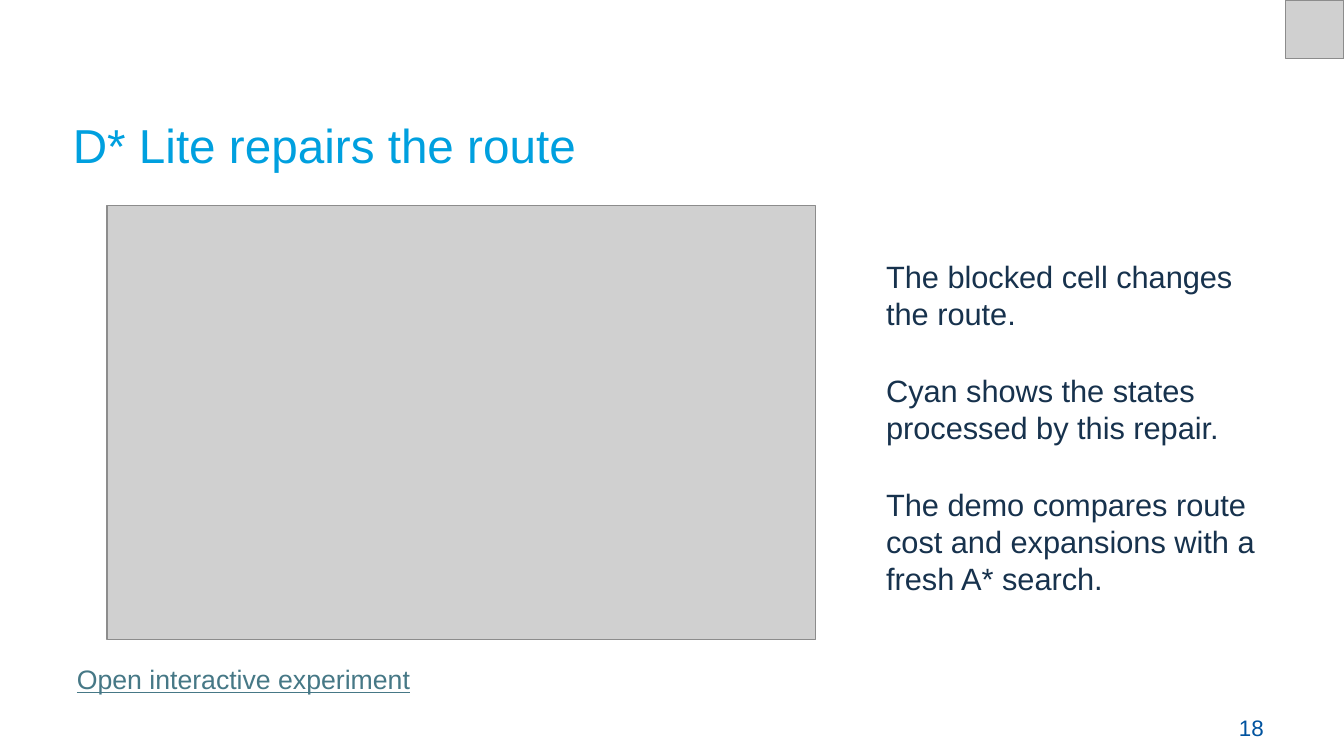
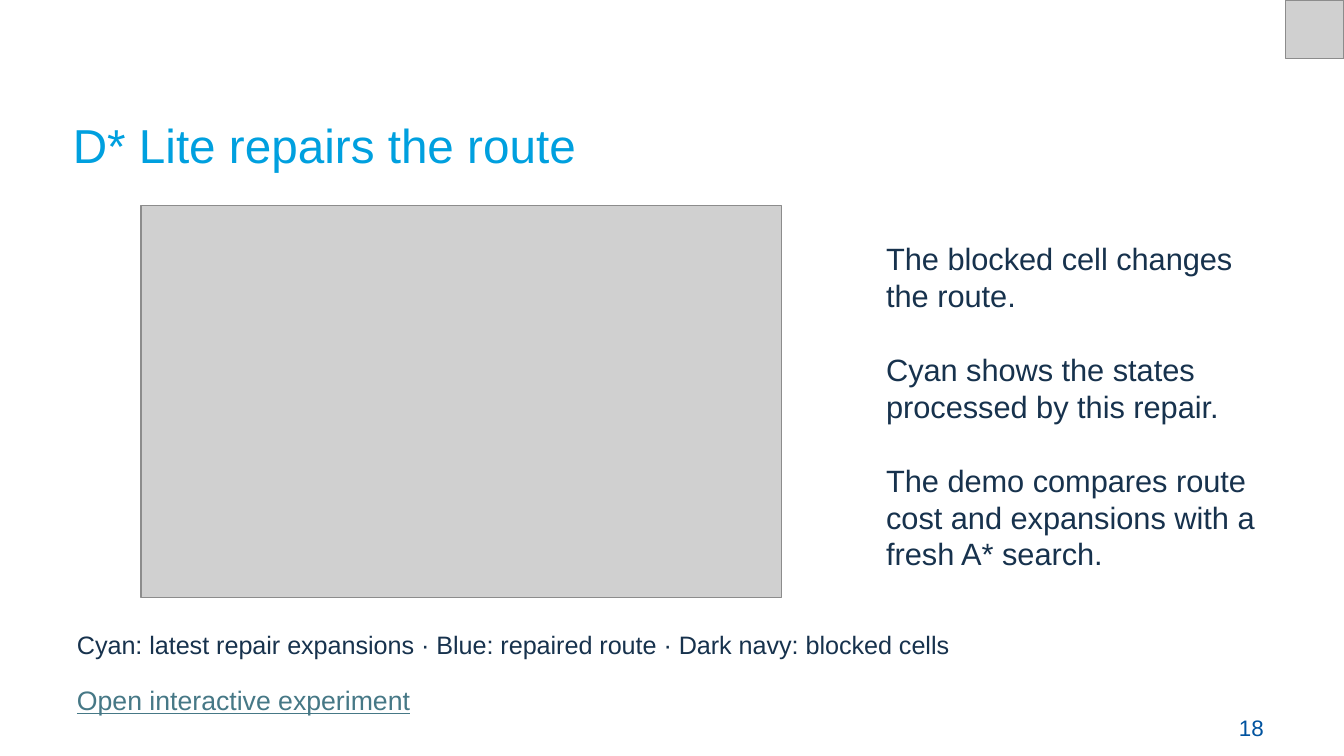
Before and after one commit to Croquembouche/Intro2AV-CourseContent, a slide deck: slide 18 of 2026/Presentations/Lecture 7 Path Planning for Autonomous Driving.pptx. Drawn at 1344x756 pixels with LibreOffice and Linux fonts; fonts in the diff are those of the drawing; grey boxes stand for pictures. Boxes give left, top, right and bottom in pixels: in the first picture for what was removed or moved away, otherwise in the second. Text is boxed around its words. In the diff, an @@ line names an element or a change of style, - is before the commit and + after.

Commit message:
Align Lecture 7 slides and colors with corrected planning demos

```diff
--- a/2026/Presentations/Lecture 7 Path Planning for Autonomous Driving.pptx
+++ b/2026/Presentations/Lecture 7 Path Planning for Autonomous Driving.pptx
@@ picture resized from (x1=108, y1=206, x2=816, y2=640) to (x1=141, y1=206, x2=782, y2=598) @@
@@ text "The blocked cell changes the ..." rewrapped from (x1=886, y1=265, x2=1255, y2=591) to (x1=886, y1=247, x2=1255, y2=566) @@
@@ text added at (x1=77, y1=635, x2=949, y2=659), 13.5 pt, text #17324D @@
+Cyan: latest repair expansions · Blue: repaired route · Dark navy: blocked cells
@@ text "Open interactive experiment" moved from (x1=77, y1=669, x2=410, y2=695) to (x1=77, y1=690, x2=410, y2=716) @@
```
Also in this commit, not shown: 29 other slides changed, 5 slides added, 3 slides removed, 14 other files.
